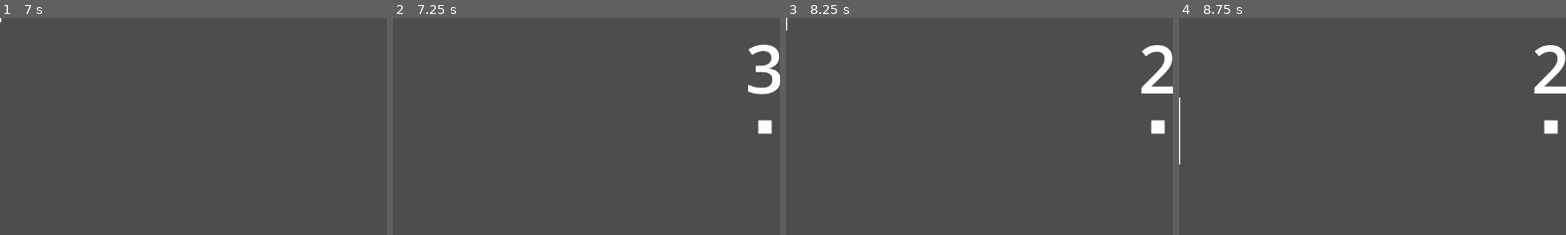
Above: before the commit, frames 1-4 (left to right).
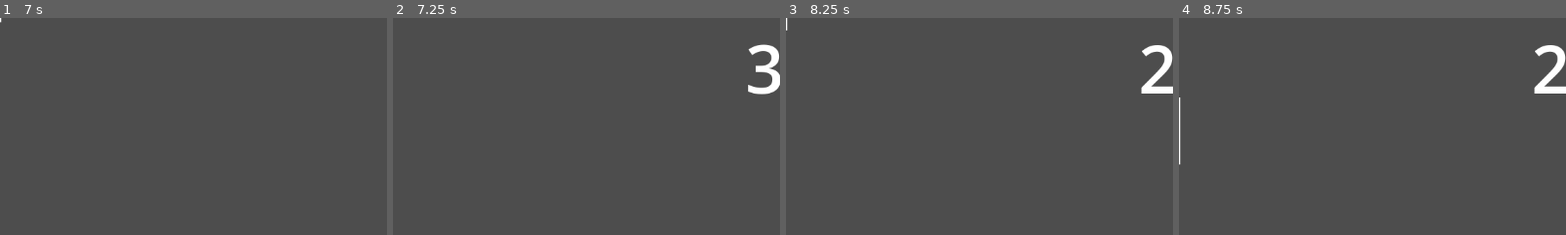
Above: after the commit, the same moments.

Repository: SpykieLucilius/Switch-Off-Pong
Game: Godot game, scene res://main.tscn
Same seed, same stepped clock (60 frames per second), same inputs: the game is played once before the commit and once after it.
Inputs:
- Up to frame 1 (7 s): tap Enter at 0.5 s; hold W (p1_Up) 0.53-1.28 s; tap Down (p2_Down) every 1.5 s from 0.6 to 6.6 s; hold S (p1_Down) 1.28-2.03 s; tap Up (p2_Up) every 1.5 s from 1.35 to 5.85 s; hold W (p1_Up) 2.03-3.53 s; hold S (p1_Down) 3.53-5.78 s; hold W (p1_Up) from 5.78 s (still down)
- Up to frame 2 (7.25 s): keep holding W (p1_Up)
- Up to frame 3 (8.25 s): tap Up (p2_Up) at 7.35 s; tap Space at 8 s; release W (p1_Up) at 8.03 s; hold S (p1_Down) from 8.03 s (still down); tap Down (p2_Down) at 8.1 s
- Up to frame 4 (8.75 s): keep holding S (p1_Down)
The pictures show only the part of the screen within x 2-52%, y 25-75%; the shares and areas given below are measured in that part.

Frame 1 is identical in both runs. In frame 2, 0.3% of the frame differs, in the area x 94-98%, y 46-54%; in frame 3, 0.3%; in frame 4, 0.3%.

Commit message:
adding the hidden time feature

Diff:
--- a/ball.gd
+++ b/ball.gd
@@ -5,6 +5,7 @@
 
 func _ready():
 	reset()
+	start_random_hide_loop()
 
 func _physics_process(delta: float):
 	var collision = move_and_collide(direction * speed * delta)
@@ -24,6 +25,16 @@
 			direction = direction.bounce(normale)
 
 		position += normale * (collision.get_depth() + 1.0)
+
+func start_random_hide_loop() -> void:
+	while true:
+		await get_tree().create_timer(randf_range(4.0, 9.0)).timeout
+		if direction == Vector2.ZERO:
+			continue
+		$ColorRect.visible = false
+		await get_tree().create_timer(randf_range(1.5, 3.0)).timeout
+		$ColorRect.visible = true
+
 func reset():
 	var screen_center = get_viewport().get_visible_rect().size / 2.0
 	global_position = screen_center
--- a/main.gd
+++ b/main.gd
@@ -29,7 +29,7 @@
 	start_countdown()
 
 # Called every frame. 'delta' is the elapsed time since the previous frame.
-func _process(delta: float) -> void:
+func _process(_delta: float) -> void:
 	pass
 
 
